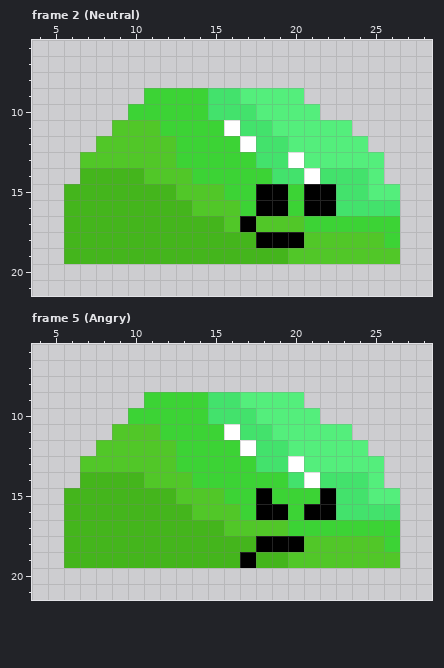
Two states of a pixel-art file, Assets/Art/Enemies/Basic Slime/Slime.aseprite. This is how it looked before the edit.
32x32 pixels, 13 frames. Shown: frame 2 (Neutral): x 4..28, y 6..21; frame 5 (Angry): x 4..28, y 6..21.
New version:
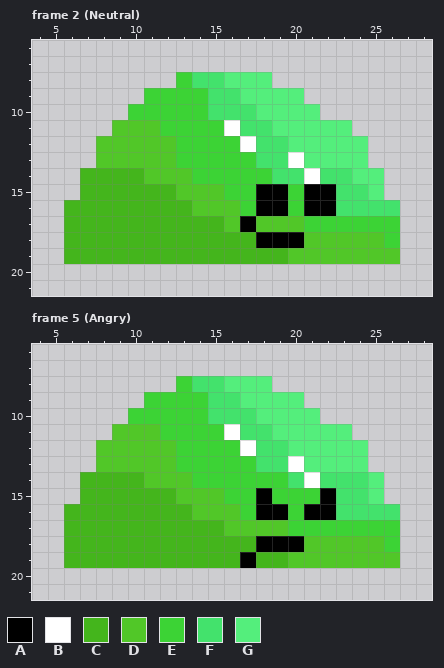
Palette (. is transparent): A #000000  B #ffffff  C #44b51c  D #51c728  E #3cd335  F #43e26c  G #54ee7c
Changes in this commit:
Frame 2 (Neutral):
y 8: x 13..18 ...... -> EFFGGG
y 13: x 7 D -> .; x 25 G -> .
y 14: x 24 F -> G
y 15: x 6 C -> .; x 26 G -> .
Frame 5 (Angry):
y 8: x 13..18 ...... -> EFFGGG
y 13: x 7 D -> .; x 25 G -> .
y 15: x 6 C -> .; x 26 G -> .
Where, in picture pixels (left, top, right, bottom), the same in both pictures:
added: (176, 72, 272, 88)
erased: (64, 152, 96, 200)
changed: (352, 152, 400, 200)
added: (176, 376, 272, 392)
erased: (64, 456, 96, 504)
erased: (368, 456, 400, 504)
